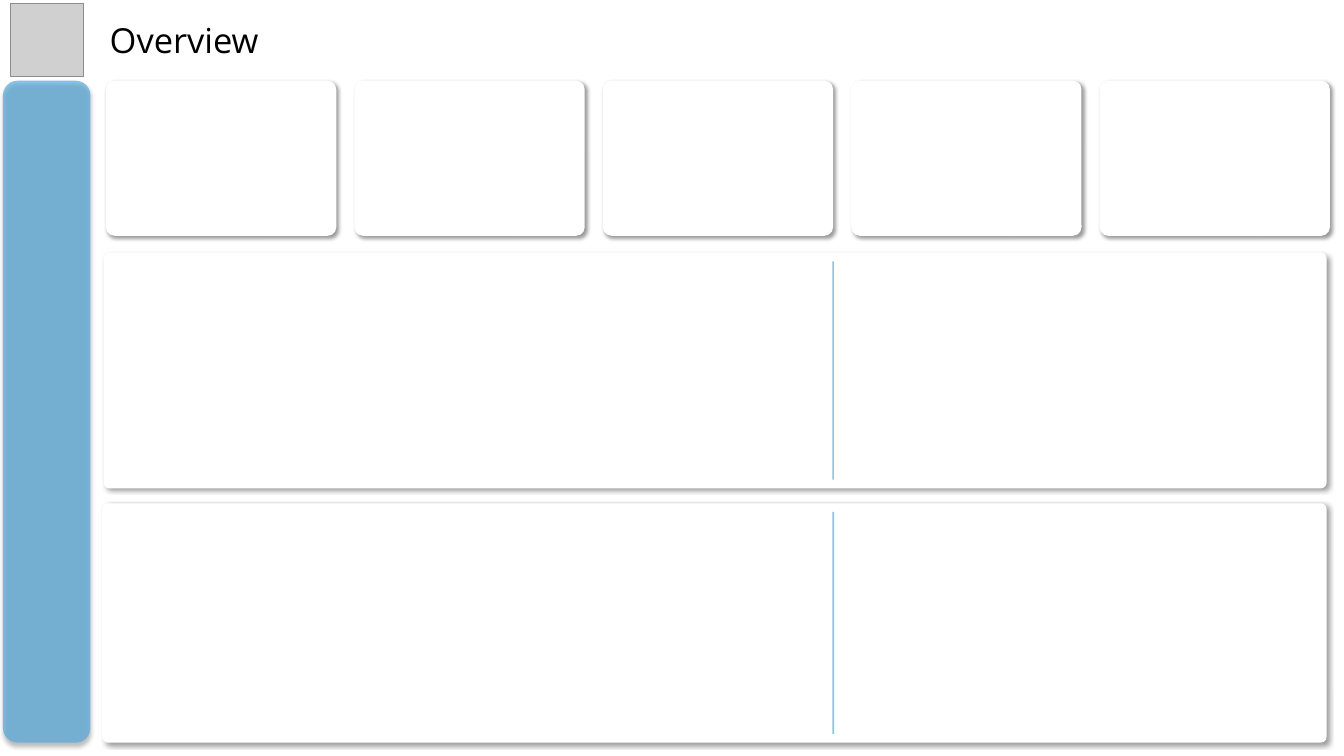
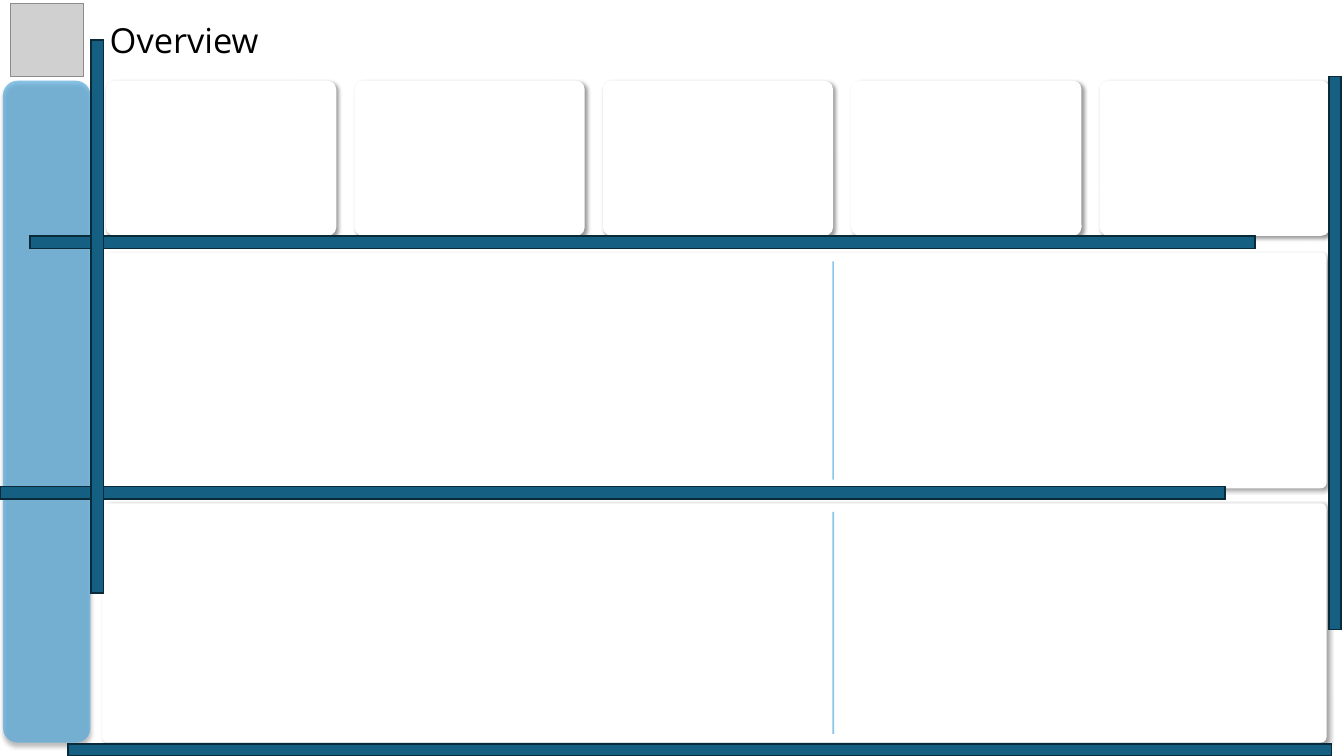
Before and after one commit to MohammadGhanaym/Sales-Logistics-Analytics-DWH, a slide deck: slide 1 of Dashboard Background Design/Dashboard Background Design.pptx. Drawn at 1344x756 pixels with LibreOffice and Linux fonts; fonts in the diff are those of the drawing; grey boxes stand for pictures. Boxes give left, top, right and bottom in pixels: in the first picture for what was removed or moved away, otherwise in the second. Text is boxed around its words. In the diff, an @@ line names an element or a change of style, - is before the commit and + after.

```diff
--- a/Dashboard Background Design/Dashboard Background Design.pptx
+++ b/Dashboard Background Design/Dashboard Background Design.pptx
@@ rounded rectangle added at box(91, 40, 104, 593), fill #156082, outline #092A39 1.5 pt @@
@@ rounded rectangle added at box(1329, 77, 1341, 630), fill #156082, outline #092A39 1.5 pt @@
@@ rounded rectangle added at box(30, 237, 1256, 249), fill #156082, outline #092A39 1.5 pt @@
@@ rounded rectangle added at box(0, 487, 1225, 499), fill #156082, outline #092A39 1.5 pt @@
@@ rounded rectangle added at box(67, 744, 1332, 756), fill #156082, outline #092A39 1.5 pt @@
```
Also in this commit, not shown: 1 other slide changed, 2 slides added, 9 other files.
